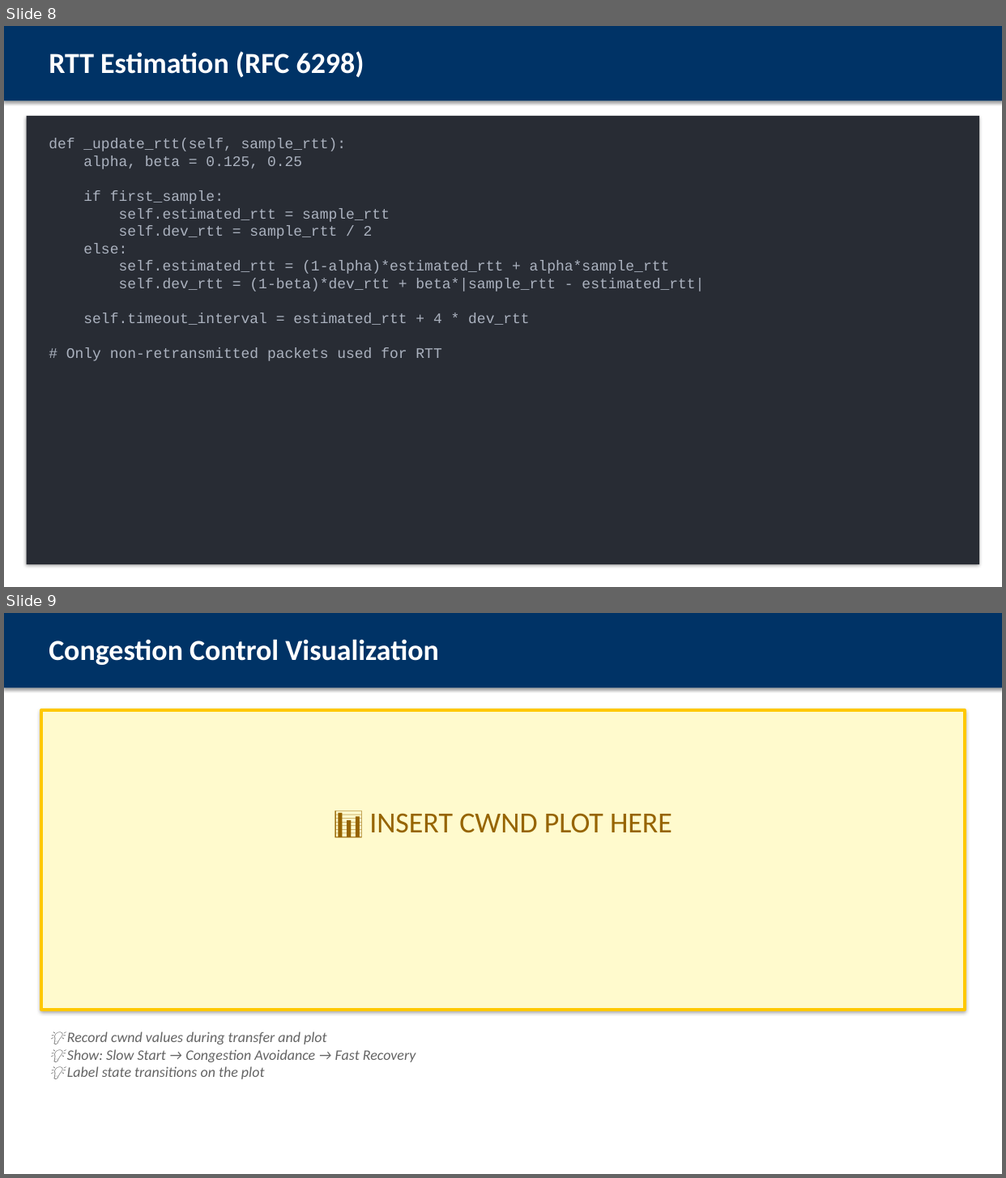
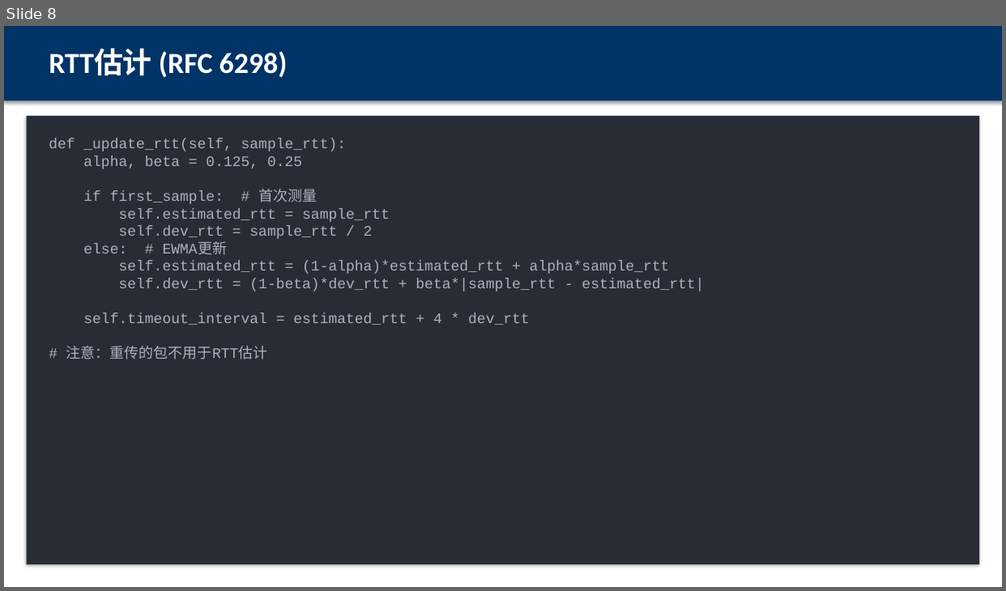
Before and after one commit to wuzhi456/cn_proj, a slide deck: presentation.pptx. Shown one above the other, each under a label of ours: slides 8 and 9 before the commit, slide 8 after it. The pictures are 1006x1178 and 1006x591 pixels, drawn with LibreOffice and Linux fonts; fonts in the diff are those of the drawing. Boxes give left, top, right and bottom in pixels: in the first picture for what was removed or moved away, otherwise in the second. Text is boxed around its words. In the diff, an @@ line names an element or a change of style, - is before the commit and + after.

```diff
--- a/presentation.pptx
+++ b/presentation.pptx
@@ slide 9 removed at [4,613,1002,1174], background #FFFFFF @@
@@ rectangle removed at [4,613,1002,688] @@
@@ text removed at [49,639,439,665] @@
-Congestion Control Visualization
@@ rectangle removed at [41,710,965,1010] @@
@@ text removed at [369,813,672,833] @@
-📊 INSERT CWND PLOT HERE
@@ text removed at [67,1032,415,1080] @@
-💡 Record cwnd values during transfer and plot
-💡 Show: Slow Start → Congestion Avoidance → Fast Recovery
-💡 Label state transitions on the plot
@@ slide 8 changed as well @@
@@ text at [49,49,288,78]: text changed @@
-RTT Estimation (RFC 6298)
+RTT估计 (RFC 6298)
@@ text at [83,189,317,204]: text changed @@
-if first_sample:
+if first_sample: # 首次测量
@@ text at [83,243,228,255]: text changed @@
-else:
+else: # EWMA更新
@@ text at [66,346,268,360]: text changed @@
-# Only non-retransmitted packets used for RTT
+# 注意：重传的包不用于RTT估计
```
Also in this commit, not shown: 10 other slides changed, 5 slides added, 4 other slides removed.
